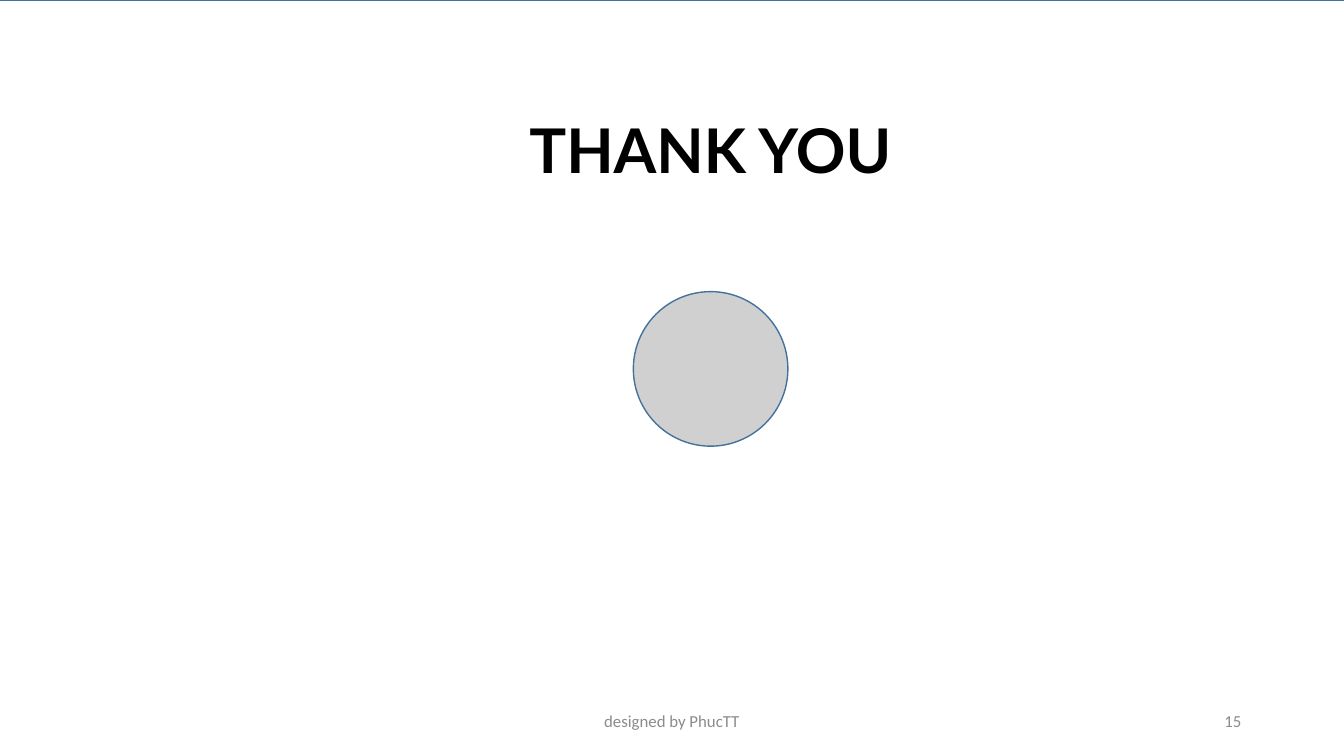
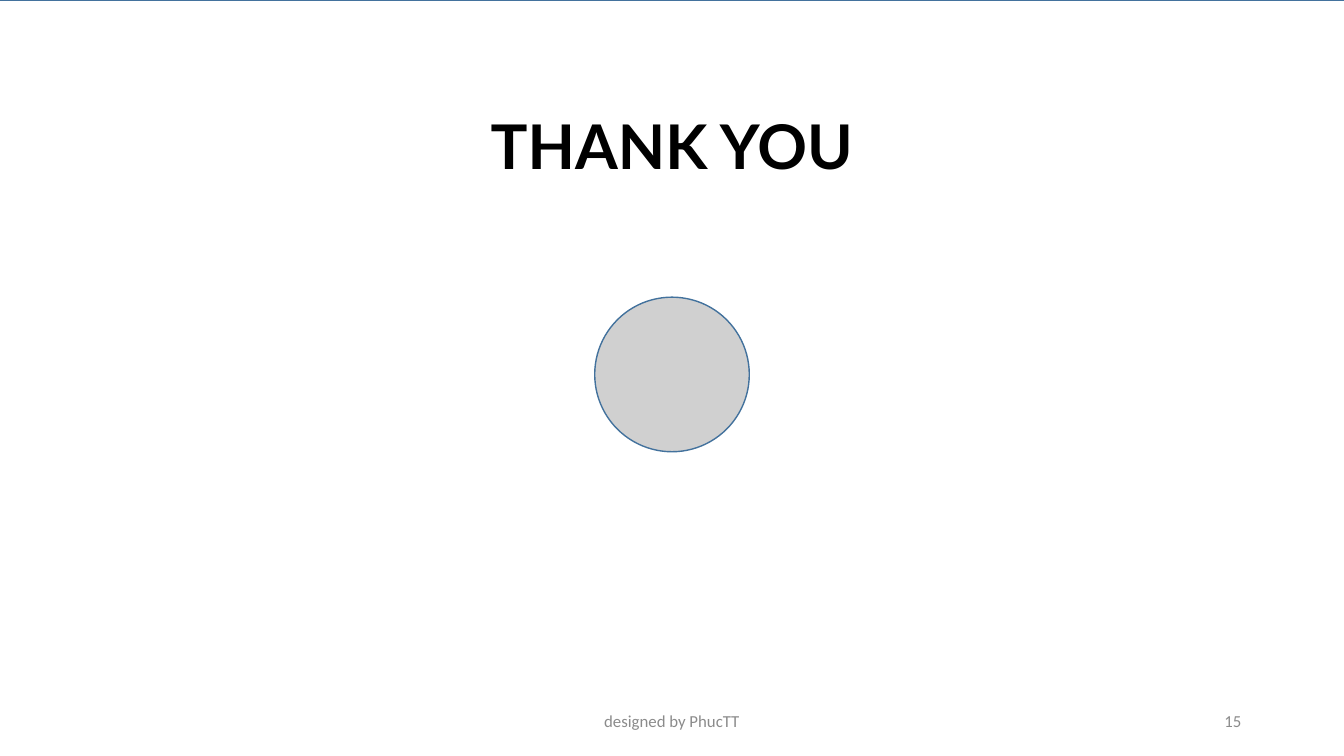
Before and after one commit to oNguyenQuangVinh/atm-web-demo, a slide deck: slide 15 of Documents/TTNhom.pptx. Drawn at 1344x756 pixels with LibreOffice and Linux fonts; fonts in the diff are those of the drawing; grey boxes stand for pictures; background and template pictures are left out. Boxes give left, top, right and bottom in pixels: in the first picture for what was removed or moved away, otherwise in the second. Text is boxed around its words. In the diff, an @@ line names an element or a change of style, - is before the commit and + after.

```diff
--- a/Documents/TTNhom.pptx
+++ b/Documents/TTNhom.pptx
@@ text "THANK YOU": place and size @@
-text "THANK YOU" at [529,128,891,174]
+text "THANK YOU" at [491,124,853,170]
@@ picture: place and size @@
-picture at [633,291,787,446]
+picture at [595,297,749,452]
```
Also in this commit, not shown: 10 other files.
